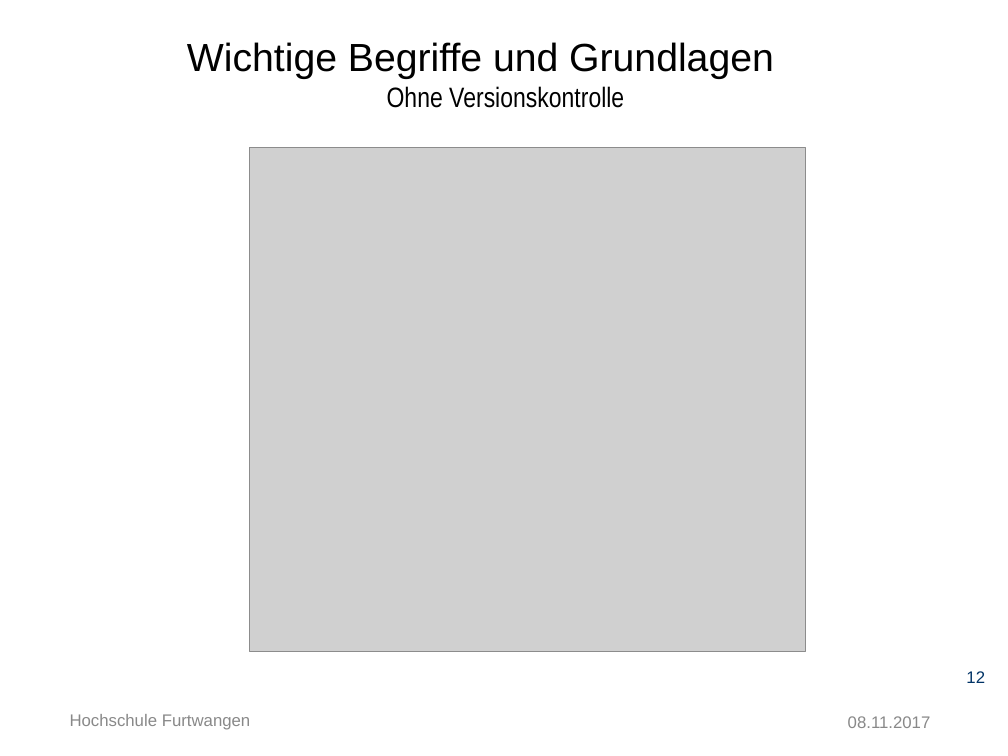
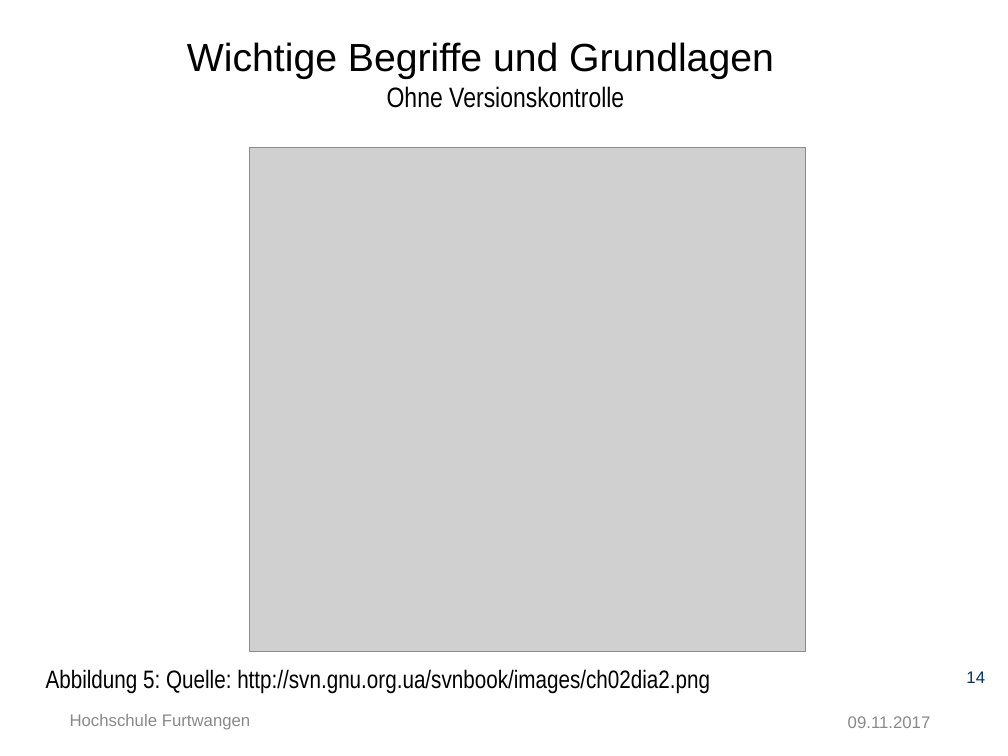
Before and after one commit to Ertugrul-Furtwangen/Erti, a slide deck: slide 14 of Thesis-Präsentation.pptx (slide 12 before the commit). Drawn at 1008x756 pixels with LibreOffice and Linux fonts; fonts in the diff are those of the drawing; grey boxes stand for pictures; background and template pictures are left out. Boxes give left, top, right and bottom in pixels: in the first picture for what was removed or moved away, otherwise in the second. Text is boxed around its words. In the diff, an @@ line names an element or a change of style, - is before the commit and + after.

```diff
--- a/Thesis-Präsentation.pptx
+++ b/Thesis-Präsentation.pptx
@@ text added at <box>46,669,710,694</box>, 18 pt, text #000000 @@
+Abbildung 5: Quelle: http://svn.gnu.org.ua/svnbook/images/ch02dia2.png
@@ page number at <box>966,671,985,683</box>: text changed @@
-12
+14
@@ text at <box>848,716,931,728</box>: text changed @@
-08.11.2017
+09.11.2017
```
Also in this commit, not shown: 39 other slides changed, 3 slides added, 2 slides removed.
